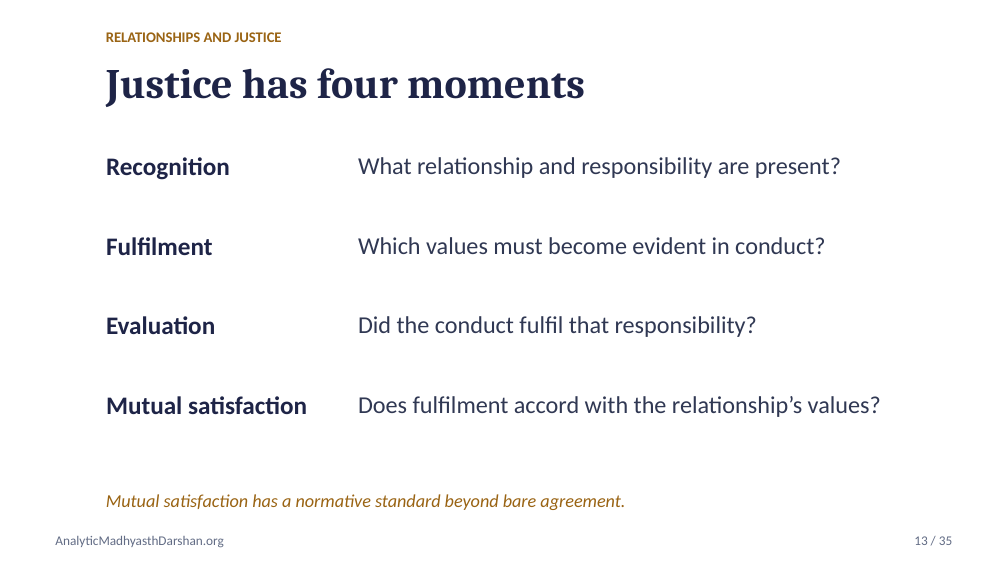
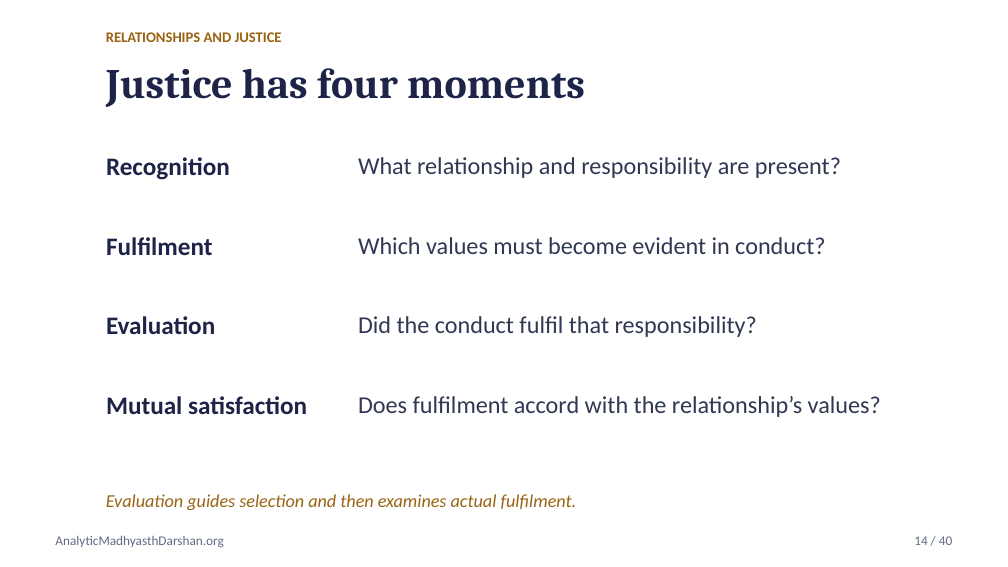
Before and after one commit to raghavamohan/AnalyticMadhyasthDarshan, a slide deck: slide 14 of Studies/Axiology-Value-Theory/Axiology-Value-Theory-Madhyasth-Darshan.pptx (slide 13 before the commit). Drawn at 1008x567 pixels with LibreOffice and Linux fonts; fonts in the diff are those of the drawing. Boxes give left, top, right and bottom in pixels: in the first picture for what was removed or moved away, otherwise in the second. Text is boxed around its words. In the diff, an @@ line names an element or a change of style, - is before the commit and + after.

```diff
--- a/Studies/Axiology-Value-Theory/Axiology-Value-Theory-Madhyasth-Darshan.pptx
+++ b/Studies/Axiology-Value-Theory/Axiology-Value-Theory-Madhyasth-Darshan.pptx
@@ text at [106, 494, 577, 510]: text changed @@
-Mutual satisfaction has a normative standard beyond bare agreement.
+Evaluation guides selection and then examines actual fulfilment.
@@ text at [914, 536, 952, 545]: text changed @@
-13 / 35
+14 / 40
```
Also in this commit, not shown: 34 other slides changed, 5 slides added, 12 other files.
